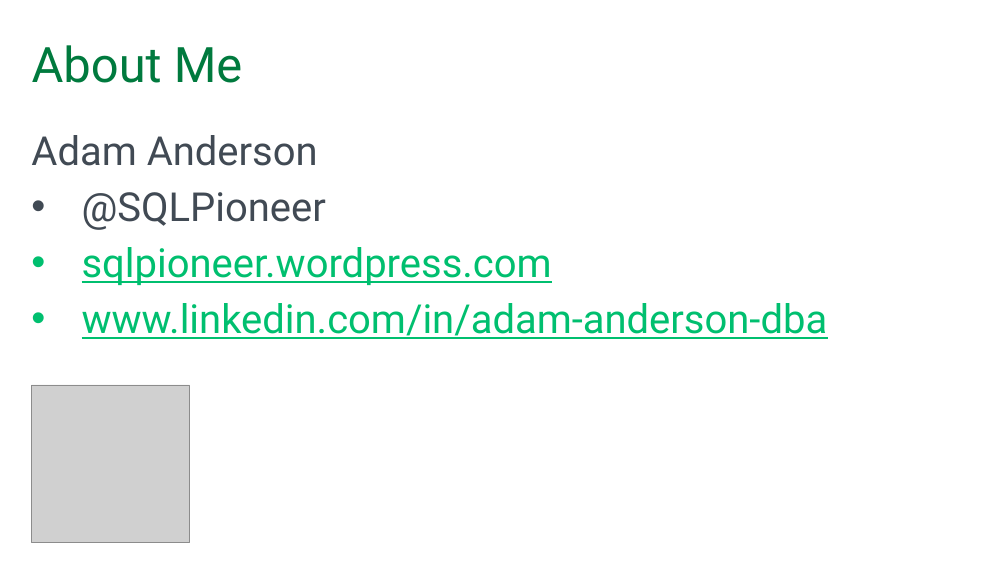
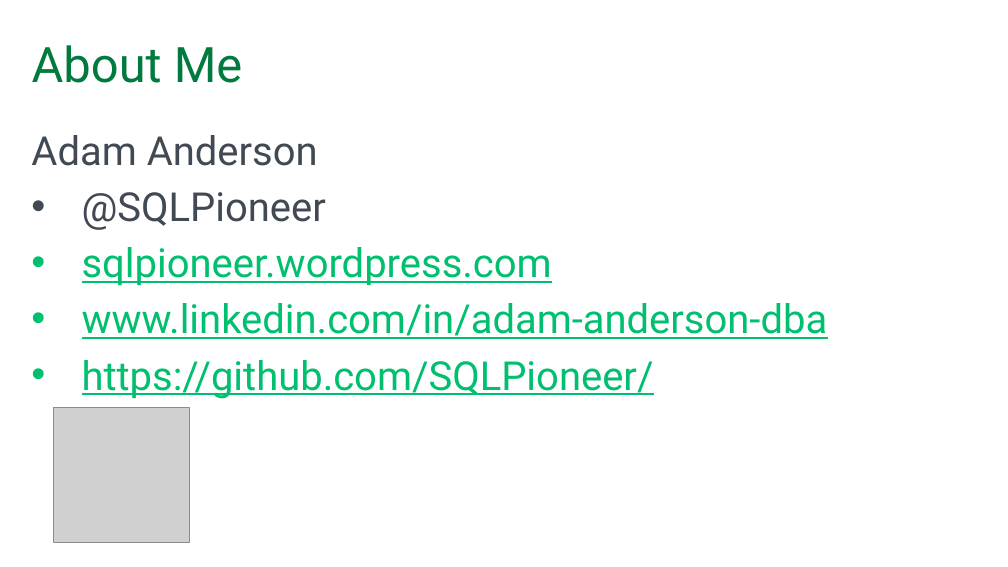
Before and after one commit to SQLPioneer/Presentations, a slide deck: slide 2 of Automation/EnvironmentAutomation.pptx. Drawn at 1008x567 pixels with LibreOffice and Linux fonts; fonts in the diff are those of the drawing; grey boxes stand for pictures; background and template pictures are left out. Boxes give left, top, right and bottom in pixels: in the first picture for what was removed or moved away, otherwise in the second. Text is boxed around its words. In the diff, an @@ line names an element or a change of style, - is before the commit and + after.

```diff
--- a/Automation/EnvironmentAutomation.pptx
+++ b/Automation/EnvironmentAutomation.pptx
@@ text at bbox=[82, 360, 654, 399]: paragraph added @@
+• https://github.com/SQLPioneer/
@@ picture: place and size @@
-picture at bbox=[31, 385, 189, 542]
+picture at bbox=[54, 407, 189, 542]
```
Also in this commit, not shown: 1 other slide changed, 3 other files.
